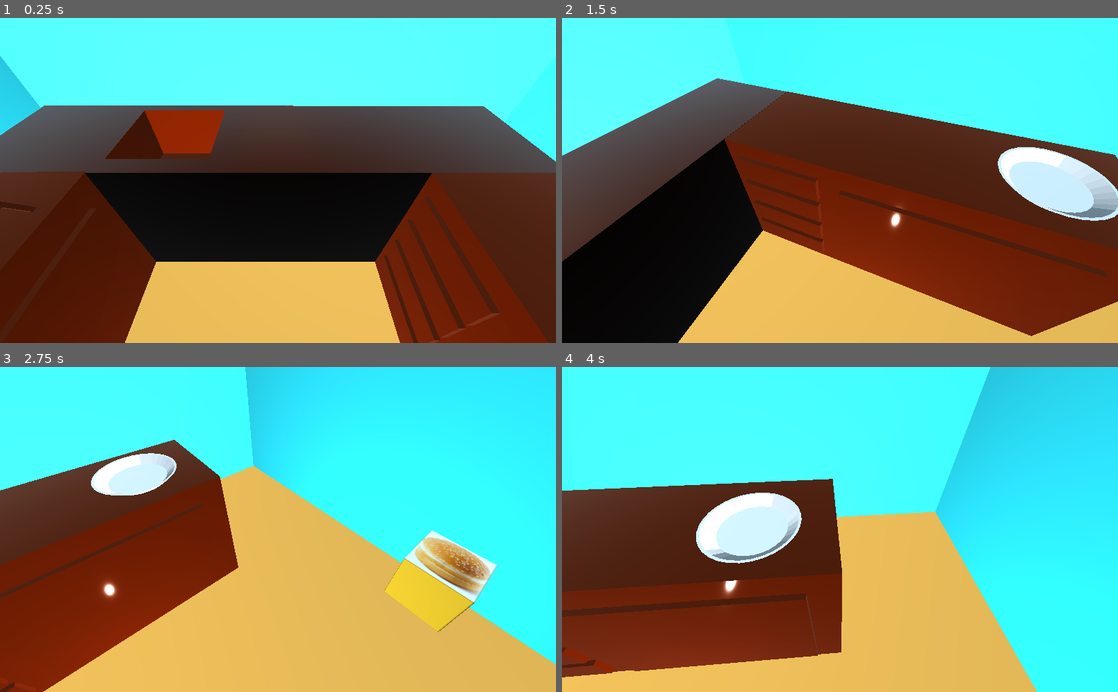
Above: before the commit, frames 1-4 (two rows, left to right).
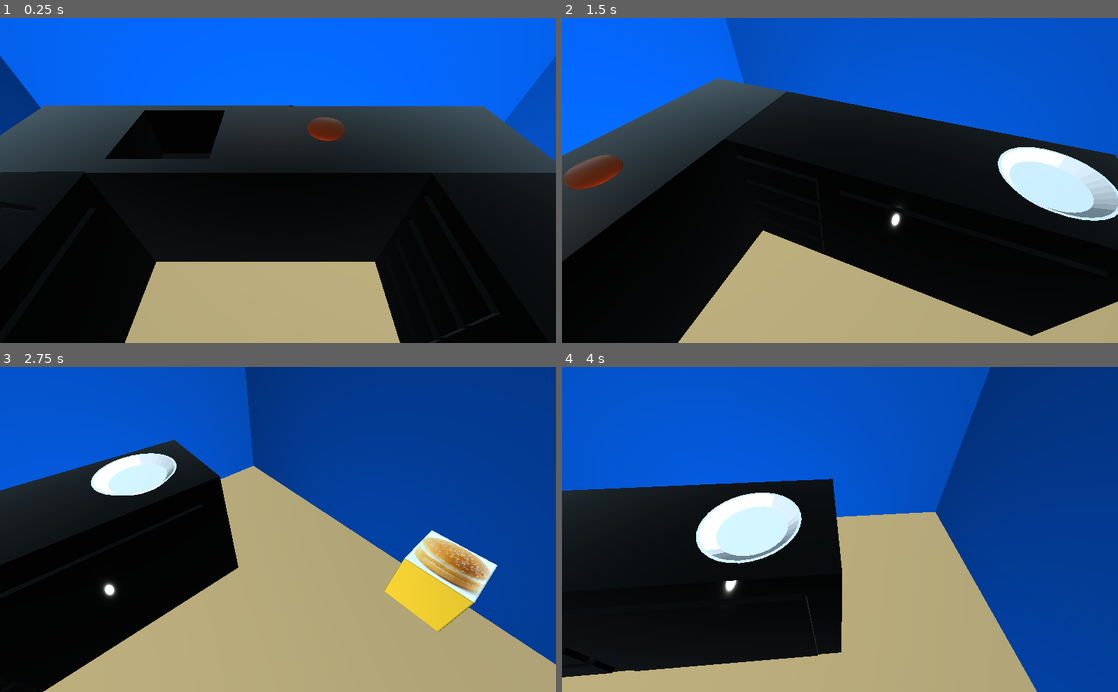
Above: after the commit, the same moments.

Repository: luanavicente/cozinhaemchamas
Game: Godot game, scene res://lanchonete.tscn
The game is run twice, just before and just after one commit, with the same random seed, the same clock (stepped at 60 frames per second) and the same inputs.
Inputs:
- Up to frame 1 (0.25 s): no input
- Up to frame 2 (1.5 s): tap Enter at 0.5 s; hold Right (ui_right) 0.53-1.28 s; hold Down (ui_down) from 1.28 s (still down)
- Up to frame 3 (2.75 s): release Down (ui_down) at 2.03 s; hold Right (ui_right) from 2.03 s (still down)
- Up to frame 4 (4 s): release Right (ui_right) at 2.78 s; hold Up (ui_up) 2.78-3.53 s; hold Left (ui_left) from 3.53 s (still down)

The runs differ from the first frame. In frame 1, 83% of the frame differs, in the area x 0-100%, y 0-100%; in frame 2, 82%; in frame 3, 95%; in frame 4, 97%.

Commit message:
Muda as cores

Diff:
--- a/godot/balcao.tscn
+++ b/godot/balcao.tscn
@@ -1,6 +1,7 @@
-[gd_scene load_steps=3 format=2]
+[gd_scene load_steps=4 format=2]
 
 [ext_resource path="res://balcao.glb" type="PackedScene" id=1]
+[ext_resource path="res://Material_001.material" type="Material" id=2]
 
 [sub_resource type="ConcavePolygonShape" id=2]
 data = PoolVector3Array( -0.7533, -0.4836, -0.7533, -0.9461, -0.8872, -0.8659, -1, -1, -1, -0.94, -0.8745, 0.8768, -0.7 …(56225 unchanged characters)…
@@ -9,6 +10,7 @@
 
 [node name="Cube002" parent="." index="0"]
 transform = Transform( 1.88798, 0, 0, 0, 1.88798, 0, 0, 0, 1.88798, -0.038, 4.3921, -3.459 )
+material/0 = ExtResource( 2 )
 
 [node name="StaticBody" type="StaticBody" parent="Cube002" index="0"]
 
--- a/godot/floor.tscn
+++ b/godot/floor.tscn
@@ -1,7 +1,7 @@
 [gd_scene load_steps=4 format=2]
 
 [sub_resource type="SpatialMaterial" id=1]
-albedo_color = Color( 0.980392, 0.658824, 0.278431, 1 )
+albedo_color = Color( 0.764706, 0.592157, 0.388235, 1 )
 
 [sub_resource type="CubeMesh" id=2]
 material = SubResource( 1 )
--- /dev/null
+++ b/godot/hamburguer.tscn
@@ -0,0 +1,9 @@
+[gd_scene load_steps=3 format=2]
+
+[ext_resource path="res://Material.material" type="Material" id=1]
+[ext_resource path="res://hamburguer.glb" type="PackedScene" id=2]
+
+[node name="hamburguer" instance=ExtResource( 2 )]
+
+[node name="Sphere" parent="." index="1"]
+material/0 = ExtResource( 1 )
--- a/godot/lanchonete.tscn
+++ b/godot/lanchonete.tscn
@@ -8,6 +8,7 @@
 [ext_resource path="res://frigideira.dae" type="PackedScene" id=6]
 [ext_resource path="res://caixapao.glb" type="PackedScene" id=7]
 [ext_resource path="res://prato.tscn" type="PackedScene" id=8]
+[ext_resource path="res://hamburguer.tscn" type="PackedScene" id=9]
 
 [node name="Spatial" type="Spatial"]
 
@@ -27,6 +28,7 @@
 
 [node name="player" parent="." instance=ExtResource( 3 )]
 transform = Transform( 1, 0, 0, 0, 1, 1.06581e-14, 0, -1.06581e-14, 1, 0, 1, 0 )
+visible = false
 script = ExtResource( 4 )
 
 [node name="Camera" type="Camera" parent="player"]
@@ -52,3 +54,6 @@
 
 [node name="prato" parent="." instance=ExtResource( 8 )]
 transform = Transform( 1, 0, 0, 0, 1, 0, 0, 0, 1, 4.48373, 5.24429, 2.65914 )
+
+[node name="hamburguer" parent="." instance=ExtResource( 9 )]
+transform = Transform( 0.5, 0, 0, 0, 1, 0, 0, 0, 0.5, 1.28338, 5.04012, -6.2492 )
--- a/godot/project.godot
+++ b/godot/project.godot
@@ -19,6 +19,12 @@
 run/main_scene="res://lanchonete.tscn"
 config/icon="res://icon.png"
 
+[layer_names]
+
+3d_physics/layer_1="enviroment"
+3d_physics/layer_2="player"
+3d_physics/layer_3="pickups"
+
 [rendering]
 
 quality/driver/driver_name="GLES2"
--- a/godot/walls.tscn
+++ b/godot/walls.tscn
@@ -1,7 +1,7 @@
 [gd_scene load_steps=4 format=2]
 
 [sub_resource type="SpatialMaterial" id=1]
-albedo_color = Color( 0.192157, 0.909804, 0.945098, 1 )
+albedo_color = Color( 0, 0.207843, 0.501961, 1 )
 
 [sub_resource type="CubeMesh" id=2]
 material = SubResource( 1 )
Binary file added: godot/hamburguer.glb
Not shown, added: godot/hamburguer.glb.import
Not shown: 1 places in godot/lanchonete.tscn that only renumber resources
